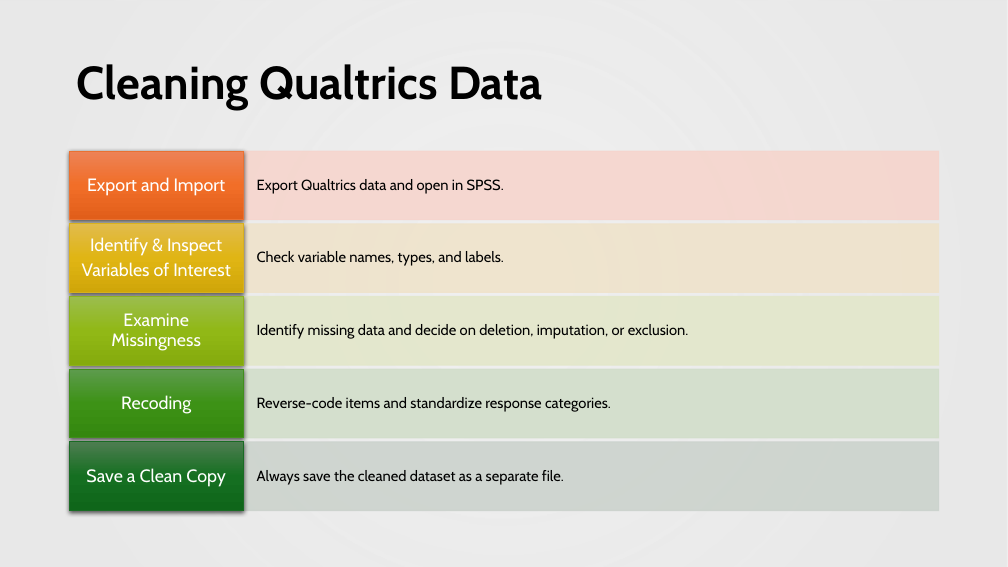
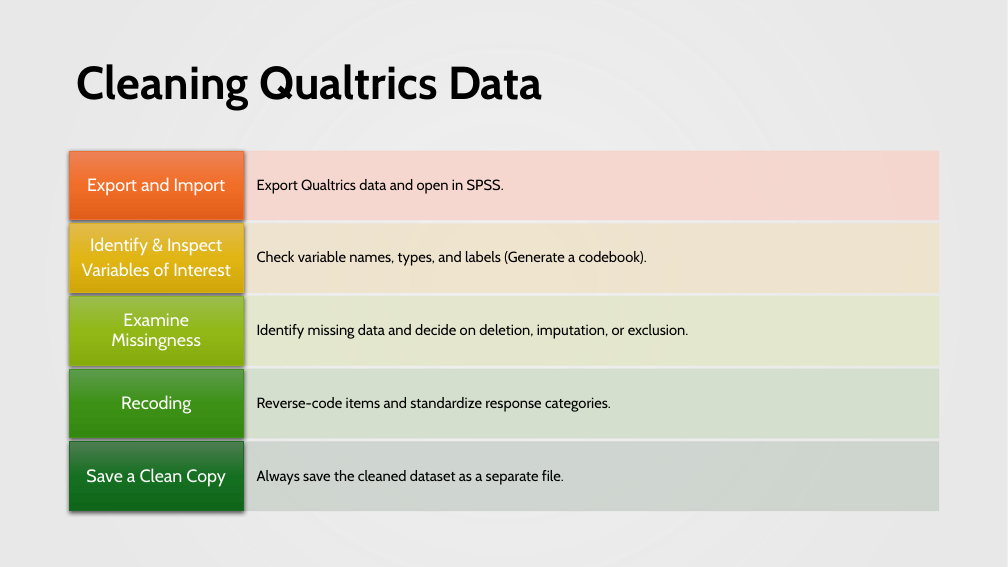
Before and after one commit to EwokOzwok/Data-Cleaning-Seminar-CBHPAR-, a slide deck: slide 6 of Data Cleaning Seminar.pptx. Drawn at 1008x567 pixels with LibreOffice and Linux fonts; fonts in the diff are those of the drawing; background and template pictures are left out. Boxes give left, top, right and bottom in pixels: in the first picture for what was removed or moved away, otherwise in the second. Text is boxed around its words. In the diff, an @@ line names an element or a change of style, - is before the commit and + after.

```diff
--- a/Data Cleaning Seminar.pptx
+++ b/Data Cleaning Seminar.pptx
@@ text at bbox=[257, 251, 647, 266]: text changed @@
-Check variable names, types, and labels.
+Check variable names, types, and labels (Generate a codebook).
```
Also in this commit, not shown: 2 other files.
